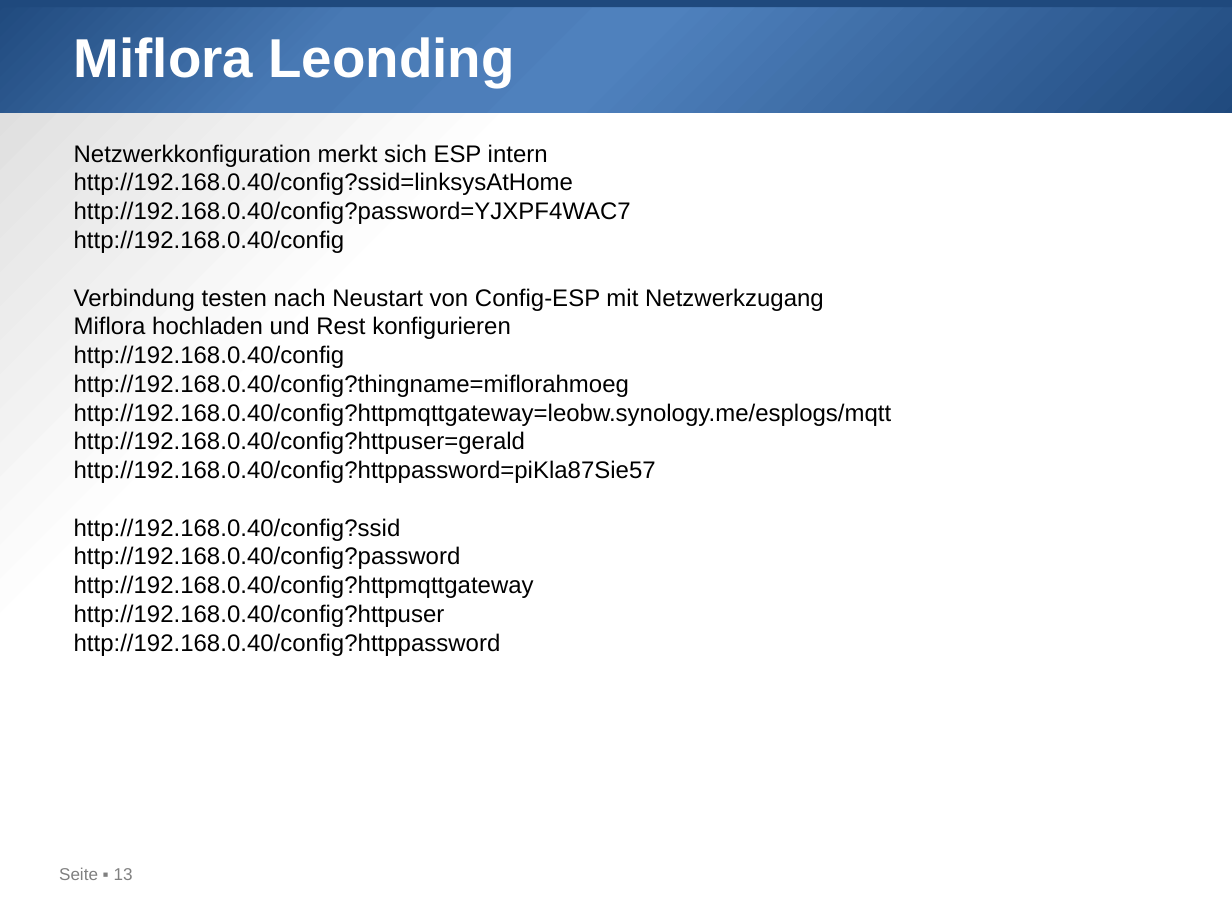
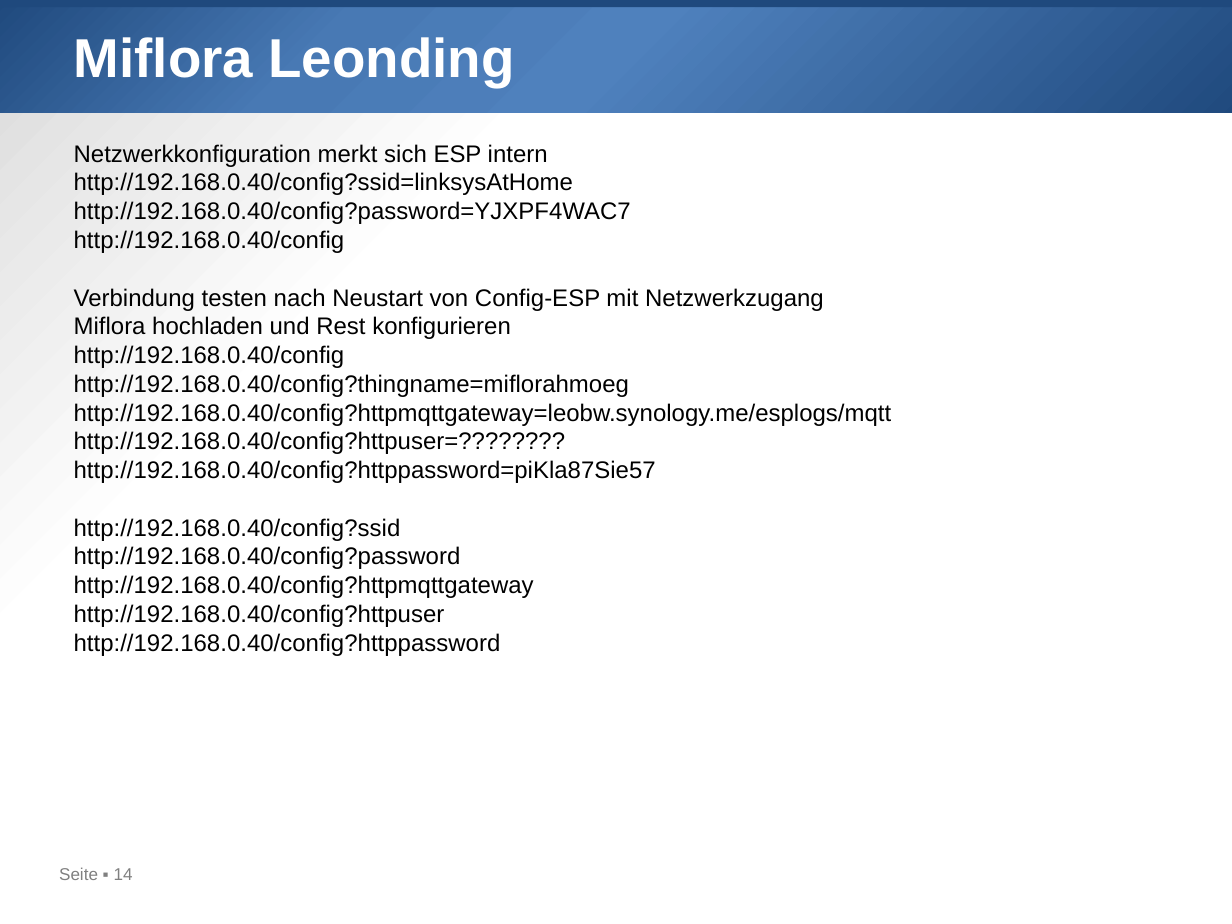
Before and after one commit to gkoe/myiot21, a slide deck: slide 14 of 001_Things.pptx (slide 13 before the commit). Drawn at 1232x924 pixels with LibreOffice and Linux fonts; fonts in the diff are those of the drawing. Boxes give left, top, right and bottom in pixels: in the first picture for what was removed or moved away, otherwise in the second. Text is boxed around its words. In the diff, an @@ line names an element or a change of style, - is before the commit and + after.

```diff
--- a/001_Things.pptx
+++ b/001_Things.pptx
@@ text at [74,431,565,454]: text changed @@
-  http://192.168.0.40/config?httpuser=gerald
+  http://192.168.0.40/config?httpuser=????????
@@ page number at [59,867,133,880]: text changed @@
-Seite ▪ 13
+Seite ▪ 14
```
Also in this commit, not shown: 14 other slides changed, 1 slide added, 22 other files.
